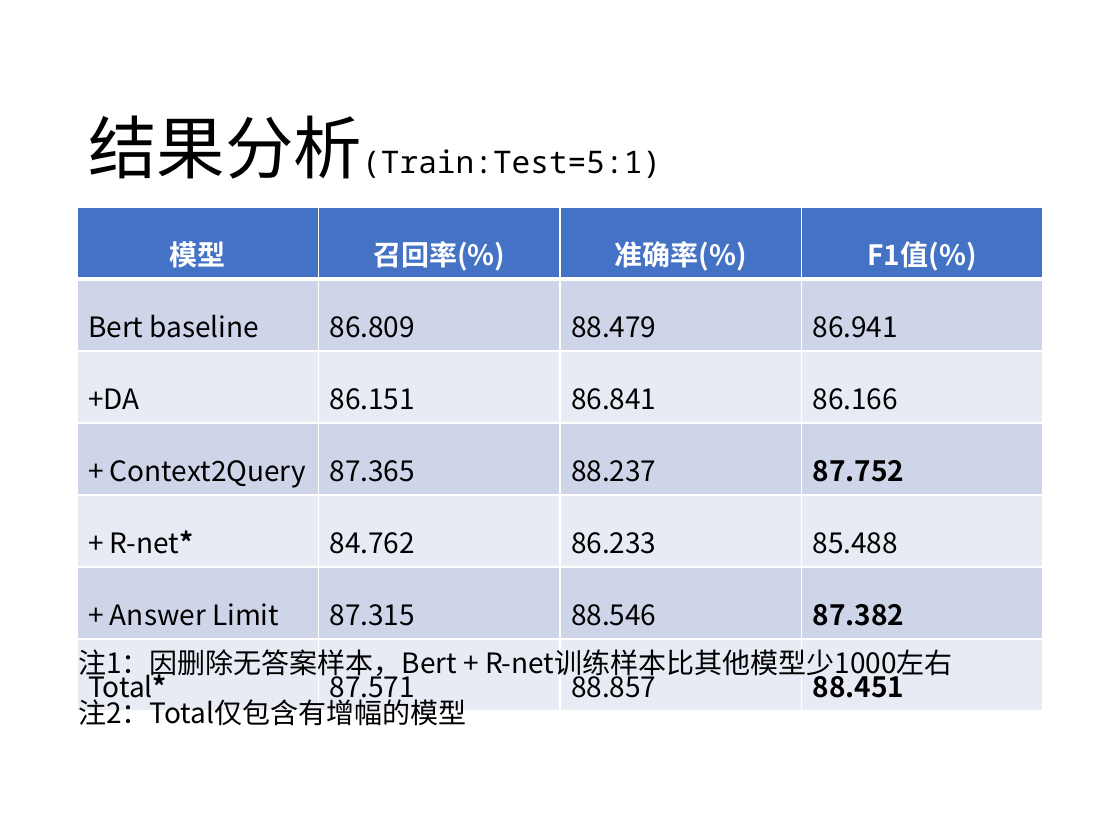
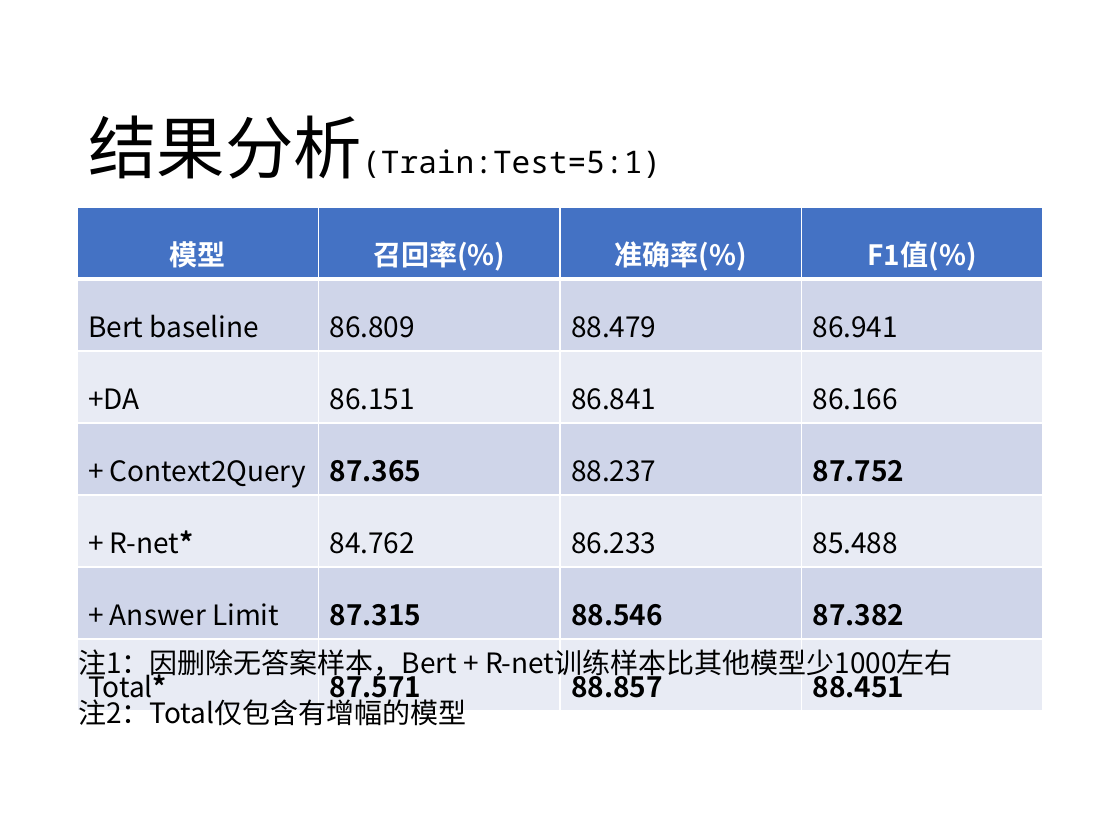
Before and after one commit to iseesaw/MRC, a slide deck: slide 12 of 0424.pptx. Drawn at 1120x840 pixels with LibreOffice and Linux fonts; fonts in the diff are those of the drawing. Boxes give left, top, right and bottom in pixels: in the first picture for what was removed or moved away, otherwise in the second. Text is boxed around its words. In the diff, an @@ line names an element or a change of style, - is before the commit and + after.

```diff
--- a/0424.pptx
+++ b/0424.pptx
@@ table at [77, 207, 1045, 709] @@
@@ bold on in "87.365", "87.315", "88.546", "87.571" and 1 more places @@
```
Also in this commit, not shown: 1 other slide changed, 34 other files.
